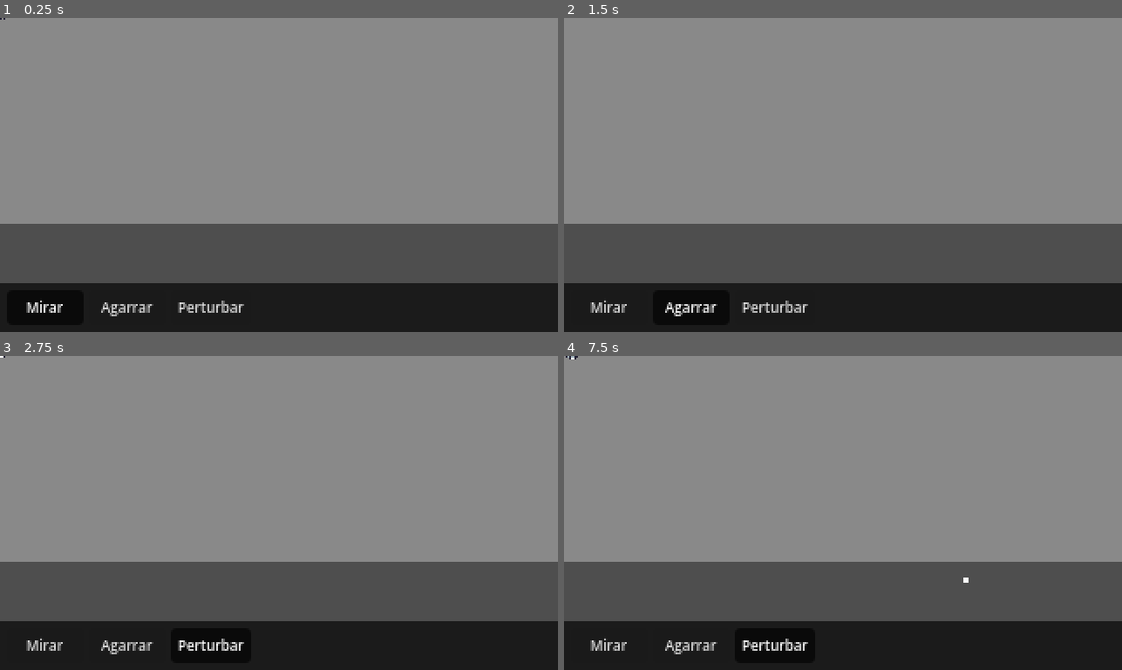
Above: before the commit, frames 1-4 (two rows, left to right).
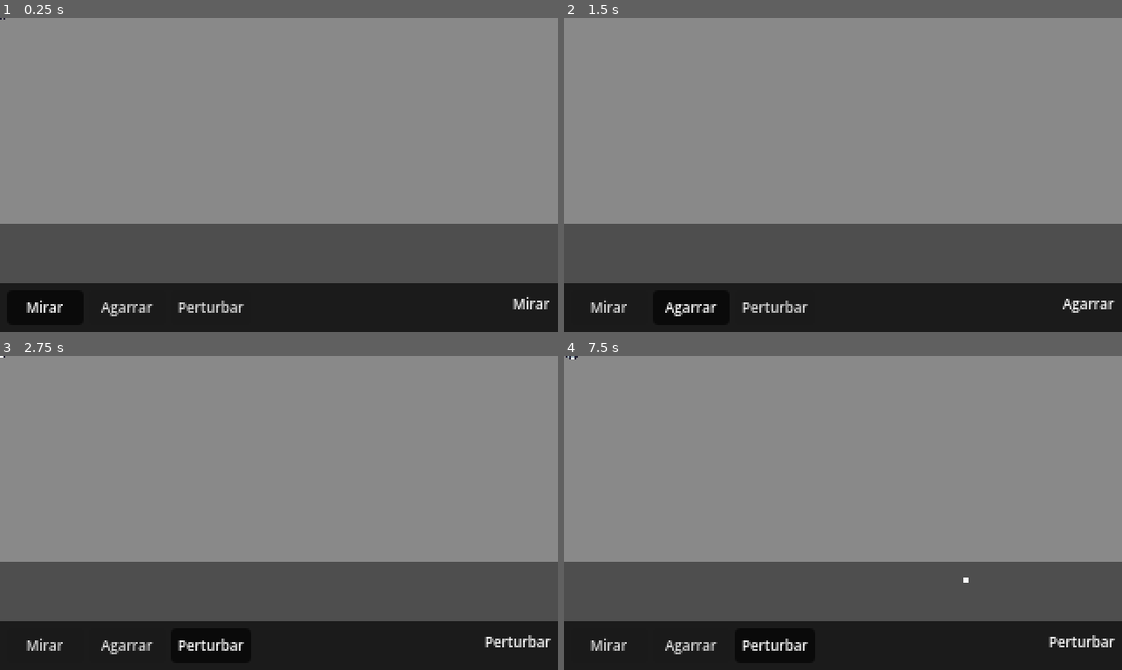
Above: after the commit, the same moments.

Repository: nicolemec/nuna
Game: Godot game, scene res://escenas/habitaciones/habitacion_101.tscn
The game is run twice, just before and just after one commit, with the same random seed, the same clock (stepped at 60 frames per second) and the same inputs.
Inputs (mouse positions are in pixels of both pictures, inside the frame that each line leads up to):
- Up to frame 1 (0.25 s): no input
- Up to frame 2 (1.5 s): click "Mirar" at 0.5 s; click "Agarrar" at 1.25 s
- Up to frame 3 (2.75 s): click "Perturbar" at 2 s
- Up to frame 4 (7.5 s): click "Mirar" at 2.75 s; click "Agarrar" at 3.5 s; click "Perturbar" at 4.25 s; click "Mirar" at 5 s; click "Agarrar" at 5.75 s; click "Perturbar" at 6.5 s; tap Enter at 7.25 s; move the mouse to (965, 497) at 7.27 s; click (965, 497) at 7.42 s

The runs differ from the first frame. In frame 1, 0.1% of the frame differs, in the area x 91-99%, y 88-93%; in frame 2, 0.2%; in frame 3, 0.2%, in the area x 86-99%, y 88-93%; in frame 4, 0.2%.

Commit message:
Refactor interaction logic for Nuna in room 101

Diff:
--- a/nuna/escenas/habitaciones/habitacion_101.gd
+++ b/nuna/escenas/habitaciones/habitacion_101.gd
@@ -1,9 +1,13 @@
 extends Node2D
 ## Habitación 101 · prototipo gris.
-## Paso 1: hacer clic para que Nuna flote hasta ahí.
+## Paso 2: clic en el piso = moverse; clic en un objeto = ir y usar el verbo elegido.
 
 @onready var nuna: Nuna = $Nuna
 @onready var marcador: ColorRect = $Marcador
+@onready var ui: InterfazUI = $UI
+
+var objeto_pendiente: ObjetoInteractivo = null  # el objeto hacia el que va Nuna
+var verbo_pendiente: StringName = &""
 
 
 func _ready() -> void:
@@ -11,28 +15,63 @@
 	nuna.llego.connect(_on_nuna_llego)
 
 
-# _unhandled_input recibe solo los clics que la interfaz no usó.
-# Cuando agreguemos la barra de verbos (paso 2), sus botones no moverán a Nuna.
+func _process(_delta: float) -> void:
+	# Línea de acción: "Mirar lámpara", "Perturbar Lumi"...
+	var texto: String = GameState.NOMBRES_VERBOS[GameState.verbo_actual]
+	var obj: ObjetoInteractivo = _objeto_en(get_global_mouse_position())
+	if obj != null:
+		texto += " " + obj.nombre_visible()
+	ui.mostrar_accion(texto)
+
+
 func _unhandled_input(event: InputEvent) -> void:
 	var boton := event as InputEventMouseButton
 	if boton == null or not boton.pressed or boton.button_index != MOUSE_BUTTON_LEFT:
 		return
 
-	var clic: Vector2 = get_global_mouse_position()  # ya viene en coordenadas de 320×180
+	var clic: Vector2 = get_global_mouse_position()
 	if clic.y >= Ajustes.UI_Y:
-		return  # clic en la franja de interfaz: no mover
+		return  # clic en la franja de interfaz
 
-	# Si haces clic en la pared, Nuna va al punto del piso que está debajo
-	var destino := Vector2(
-		clampf(clic.x, Ajustes.LIMITE_X_MIN, Ajustes.LIMITE_X_MAX),
-		clampf(clic.y, Ajustes.PISO_Y_MIN, Ajustes.PISO_Y_MAX)
-	)
+	var obj: ObjetoInteractivo = _objeto_en(clic)
+	if obj != null:
+		# Clic en un objeto: Nuna va hasta él y, al llegar, usa el verbo
+		objeto_pendiente = obj
+		verbo_pendiente = GameState.verbo_actual
+		_mover_nuna(obj.punto_de_uso())
+	else:
+		# Clic en el piso o la pared: solo moverse
+		objeto_pendiente = null
+		var destino := Vector2(
+			clampf(clic.x, Ajustes.LIMITE_X_MIN, Ajustes.LIMITE_X_MAX),
+			clampf(clic.y, Ajustes.PISO_Y_MIN, Ajustes.PISO_Y_MAX)
+		)
+		_mover_nuna(destino)
+
+
+func _mover_nuna(destino: Vector2) -> void:
 	nuna.ir_a(destino)
-
-	# Marcador: un puntito donde va a llegar
 	marcador.position = destino - marcador.size / 2.0
 	marcador.visible = true
 
 
 func _on_nuna_llego() -> void:
 	marcador.visible = false
+	if objeto_pendiente == null:
+		return
+	var obj: ObjetoInteractivo = objeto_pendiente
+	objeto_pendiente = null
+	nuna.mirar_a(obj.global_position.x)
+	nuna.interactuar()
+	var frase: String = obj.ejecutar(verbo_pendiente)
+	nuna.decir(frase)
+
+
+## Devuelve el objeto que está bajo el punto, o null si no hay ninguno.
+func _objeto_en(punto: Vector2) -> ObjetoInteractivo:
+	var lista: Array[Node] = get_tree().get_nodes_in_group("interactivos")
+	for i in range(lista.size() - 1, -1, -1):  # de atrás hacia adelante: gana el de arriba
+		var o := lista[i] as ObjetoInteractivo
+		if o != null and o.contiene(punto):
+			return o
+	return null
